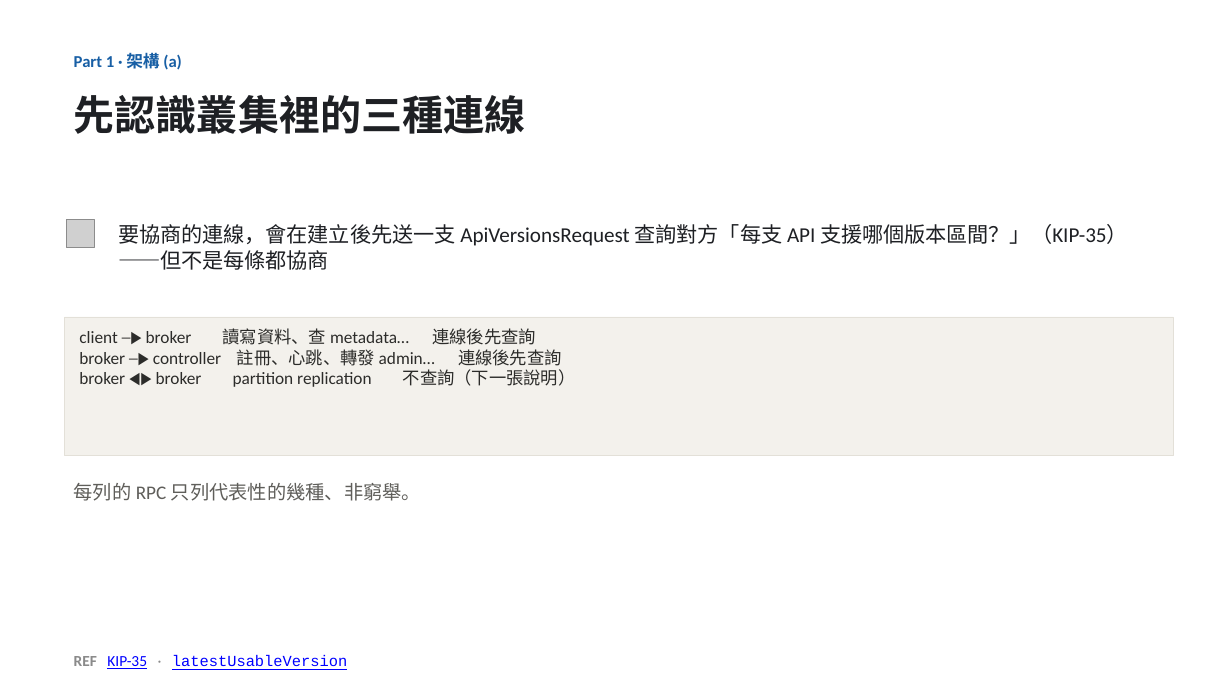
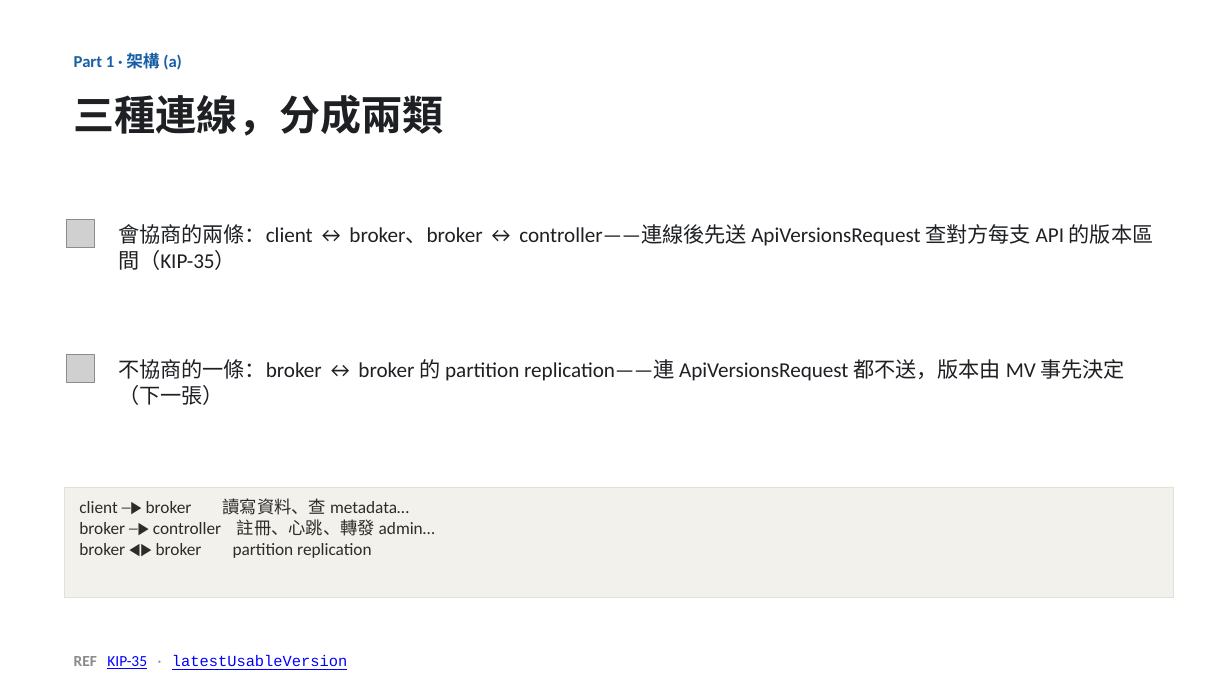
Before and after one commit to unknowntpo/kafka, a slide deck: slide 5 of study/version-control/kafka-version-negotiation.pptx (slide 6 before the commit). Drawn at 1232x693 pixels with LibreOffice and Linux fonts; fonts in the diff are those of the drawing; grey boxes stand for pictures. Boxes give left, top, right and bottom in pixels: in the first picture for what was removed or moved away, otherwise in the second. Text is boxed around its words. In the diff, an @@ line names an element or a change of style, - is before the commit and + after.

Commit message:
study(version-control): 套用 Eric review 第二批（議程/點題動機合併/術語橋/架構a分兩類/對照移位/關線用語）
- 議程 Part 1 回到「為什麼不能一個版本打天下」框架
- 點題＋動機合併成一張：zero downtime→一台一台升→混版；因果收在「不能鎖全叢集同一版」，不寫「連線當下」
- 術語加銜接橋（承上頁）；架構(a) 把 broker↔broker replication 獨立成「不協商」一類，不再放協商底下
- 對照移到 Fetch 舉例之後；quiz 正解「關線」→「關閉連線」；15 張

```diff
--- a/study/version-control/kafka-version-negotiation.pptx
+++ b/study/version-control/kafka-version-negotiation.pptx
@@ text at [74, 95, 444, 136]: text changed @@
-先認識叢集裡的三種連線
+三種連線，分成兩類
@@ text at [118, 224, 1153, 270]: text changed @@
-要協商的連線，會在建立後先送一支 ApiVersionsRequest 查詢對方「每支 API 支援哪個版本區間？」（KIP-35）——但不是每條都協商
+會協商的兩條：client ↔ broker、broker ↔ controller——連線後先送 ApiVersionsRequest 查對方每支 API 的版本區間（KIP-35）
@@ picture added at [67, 355, 94, 383] @@
@@ text added at [118, 359, 1125, 405], 16.5 pt, text #1E2024 @@
+不協商的一條：broker ↔ broker 的 partition replication——連 ApiVersionsRequest 都不送，版本由 MV 事先決定（下一張）
@@ rectangle "client ─▶ broker 讀寫資料、查 metadata…": place and size @@
-rectangle "client ─▶ broker 讀寫資料、查 metadata…" at [65, 317, 1174, 456]
+rectangle "client ─▶ broker 讀寫資料、查 metadata…" at [65, 487, 1174, 598]
@@ text removed at [74, 483, 421, 501] @@
-每列的 RPC 只列代表性的幾種、非窮舉。
@@ text in rectangle at [79, 498, 435, 558]: text changed @@
-client ─▶ broker 讀寫資料、查 metadata… 連線後先查詢
-broker ─▶ controller 註冊、心跳、轉發 admin… 連線後先查詢
-broker ◀▶ broker partition replication 不查詢（下一張說明）
+client ─▶ broker 讀寫資料、查 metadata…
+broker ─▶ controller 註冊、心跳、轉發 admin…
+broker ◀▶ broker partition replication
```
Also in this commit, not shown: 4 other slides changed, 1 slide removed, 2 other files.
